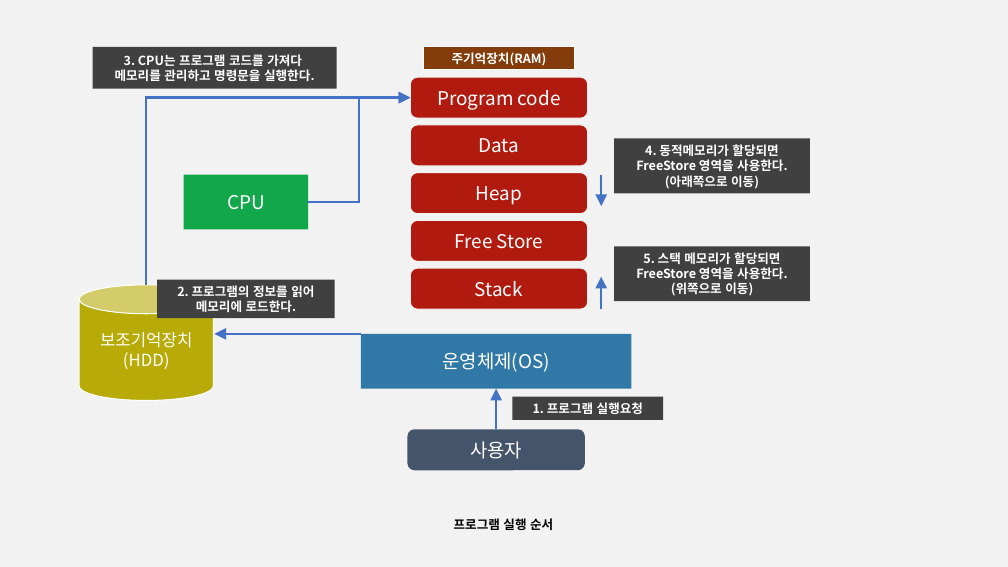
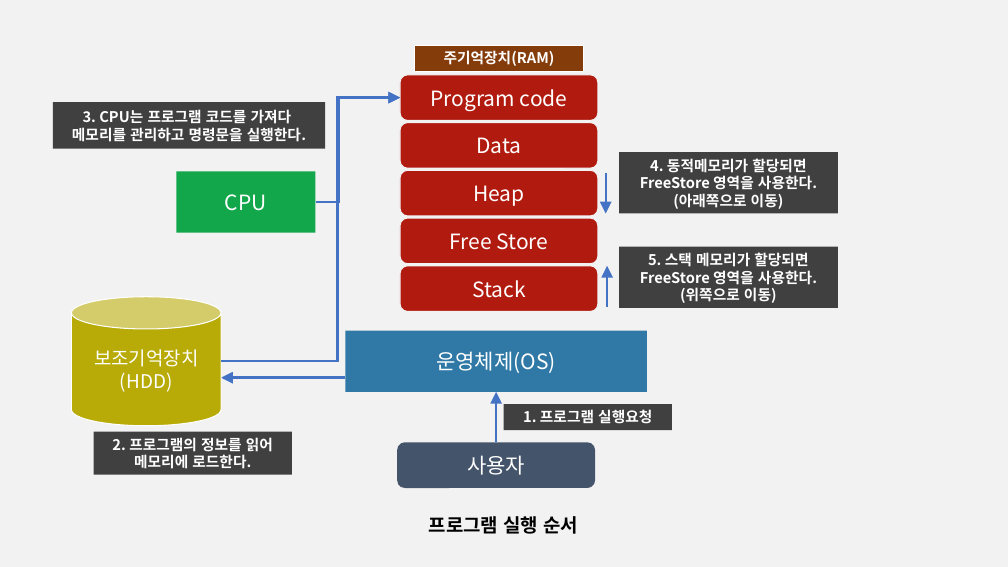
Before and after one commit to YooJaeJun/Study, a slide deck: slide 1 of 컴퓨터 공학/메모리 구조.pptx. Drawn at 1008x567 pixels with LibreOffice and Linux fonts; fonts in the diff are those of the drawing. Boxes give left, top, right and bottom in pixels: in the first picture for what was removed or moved away, otherwise in the second. Text is boxed around its words. In the diff, an @@ line names an element or a change of style, - is before the commit and + after.

```diff
--- a/컴퓨터 공학/메모리 구조.pptx
+++ b/컴퓨터 공학/메모리 구조.pptx
@@ rectangle "주기억장치(RAM)": place and size @@
-rectangle "주기억장치(RAM)" at (423,46,575,70)
+rectangle "주기억장치(RAM)" at (415,45,584,71)
@@ rounded rectangle "Program code": place and size @@
-rounded rectangle "Program code" at (411,77,588,118)
+rounded rectangle "Program code" at (400,75,598,120)
@@ rectangle "3. CPU는 프로그램 코드를 가져다": place and size @@
-rectangle "3. CPU는 프로그램 코드를 가져다" at (93,47,337,88)
+rectangle "3. CPU는 프로그램 코드를 가져다" at (53,102,325,149)
@@ elbow arrow moved from (146, 285) - (411, 98) to (221, 361) - (400, 98) @@
@@ elbow arrow moved from (309, 202) - (411, 98) to (315, 202) - (400, 98) @@
@@ rounded rectangle "Data": place and size @@
-rounded rectangle "Data" at (411,125,588,166)
+rounded rectangle "Data" at (400,123,598,168)
@@ rectangle "CPU": place and size @@
-rectangle "CPU" at (184,175,309,230)
+rectangle "CPU" at (176,172,315,233)
@@ rounded rectangle "Heap": place and size @@
-rounded rectangle "Heap" at (411,172,588,213)
+rounded rectangle "Heap" at (400,170,598,216)
@@ arrow moved from (601, 175) - (601, 206) to (606, 173) - (606, 213) @@
@@ rectangle "4. 동적메모리가 할당되면 FreeStore 영역을 ...": place and size @@
-rectangle "4. 동적메모리가 할당되면 FreeStore 영역을 ..." at (614,138,810,194)
+rectangle "4. 동적메모리가 할당되면 FreeStore 영역을 ..." at (619,152,838,213)
@@ rounded rectangle "Free Store": place and size @@
-rounded rectangle "Free Store" at (411,221,588,262)
+rounded rectangle "Free Store" at (400,218,598,263)
@@ rounded rectangle "Stack": place and size @@
-rounded rectangle "Stack" at (411,268,588,309)
+rounded rectangle "Stack" at (400,266,598,312)
@@ arrow moved from (601, 309) - (601, 277) to (607, 307) - (607, 266) @@
@@ rectangle "5. 스택 메모리가 할당되면": place and size @@
-rectangle "5. 스택 메모리가 할당되면" at (614,247,810,302)
+rectangle "5. 스택 메모리가 할당되면" at (619,247,838,308)
@@ cylinder "보조기억장치": place and size @@
-cylinder "보조기억장치" at (79,285,213,401)
+cylinder "보조기억장치" at (71,297,221,426)
@@ cylinder "보조기억장치" at (71,297,221,426): size 16 to 18 pt @@
@@ rectangle "운영체제(OS)": place and size @@
-rectangle "운영체제(OS)" at (361,334,632,389)
+rectangle "운영체제(OS)" at (346,330,647,392)
@@ arrow moved from (361, 334) - (215, 334) to (346, 378) - (221, 378) @@
@@ arrow moved from (496, 430) - (496, 389) to (496, 442) - (496, 392) @@
@@ rectangle "1. 프로그램 실행요청": place and size @@
-rectangle "1. 프로그램 실행요청" at (513,397,664,420)
+rectangle "1. 프로그램 실행요청" at (504,405,672,430)
@@ size 12 to 14 pt in 6 elements at (415,45,584,71), (504,405,672,430), (619,247,838,308), (619,152,838,213), (53,102,325,149), (94,432,292,475) @@
@@ rectangle "2. 프로그램의 정보를 읽어 메모리에 ...": place and size @@
-rectangle "2. 프로그램의 정보를 읽어 메모리에 ..." at (157,280,335,318)
+rectangle "2. 프로그램의 정보를 읽어 메모리에 ..." at (94,432,292,475)
@@ size 18 to 20 pt in 8 elements at (176,172,315,233), (400,266,598,312), (400,170,598,216), (400,123,598,168), (400,75,598,120), (346,330,647,392), (400,218,598,263), (397,442,595,488) @@
@@ rounded rectangle "사용자": place and size @@
-rounded rectangle "사용자" at (408,430,585,470)
+rounded rectangle "사용자" at (397,442,595,488)
@@ text "프로그램 실행 순서": place and size @@
-text "프로그램 실행 순서" at (454,518,553,530)
+text "프로그램 실행 순서" at (429,516,579,534)
@@ text "프로그램 실행 순서" at (429,516,579,534): size 12 to 18 pt @@
```
Also in this commit, not shown: 2 other slides changed, 8 other files.
